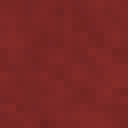
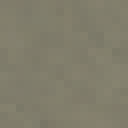
Before/after of a w=128, h=128 layered artwork. What changed in the layer stack:
painted on "Layer 1" over (0, 0, 128, 128)
painted on "Layer 0" over (0, 0, 128, 128)
